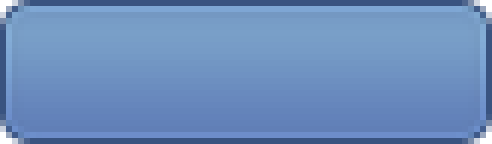
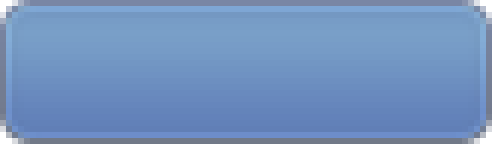
Layer changes from the first 492x144 image to the second:
pixels changed over [0, 0, 492, 144] (layer not identified)
